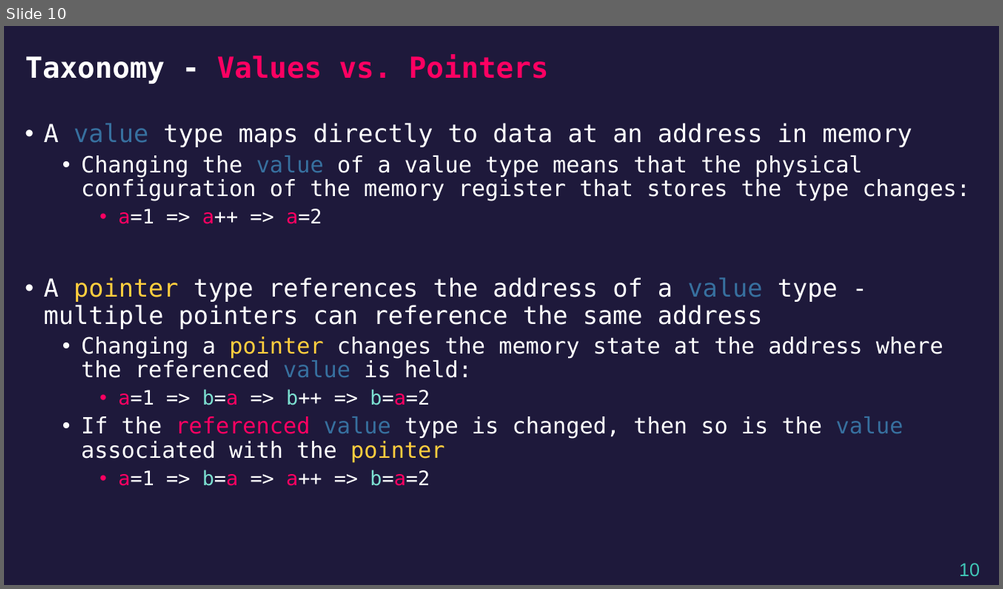
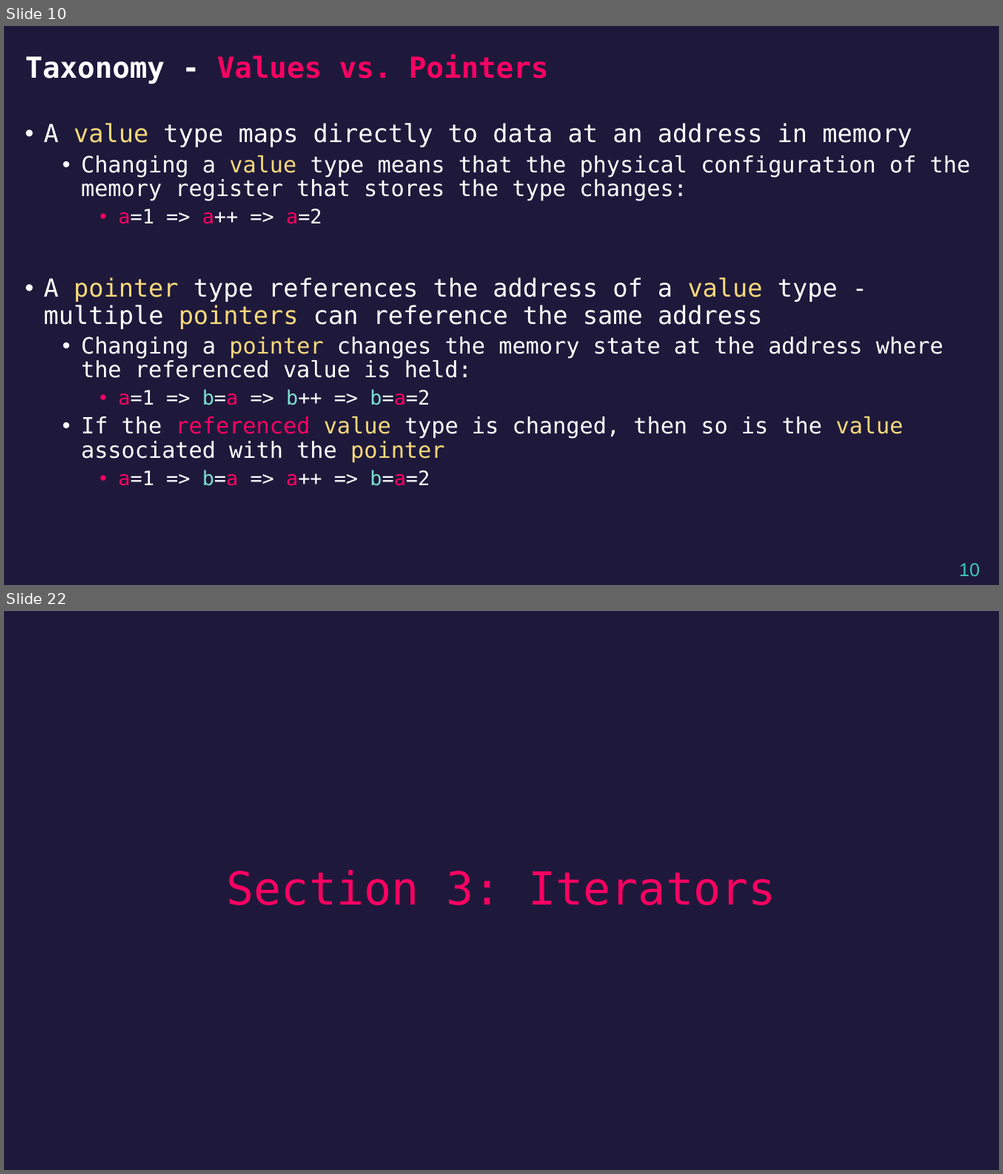
Before and after one commit to airabino/EVRC_Python_Training, a slide deck: Trainings/TR2/Lecture.pptx. Shown one above the other, each under a label of ours: slide 10 before the commit, slides 10 and 22 after it; the slides between them are not shown. The pictures are 1003x589 and 1003x1174 pixels, drawn with LibreOffice and Linux fonts; fonts in the diff are those of the drawing. Boxes give left, top, right and bottom in pixels: in the first picture for what was removed or moved away, otherwise in the second. Text is boxed around its words. In the diff, an @@ line names an element or a change of style, - is before the commit and + after.

```diff
--- a/Trainings/TR2/Lecture.pptx
+++ b/Trainings/TR2/Lecture.pptx
@@ slide 22 added at (4, 611, 999, 1170), background #1E193B @@
@@ title added at (227, 870, 776, 906), 44 pt, text #FD0062 @@
+Section 3: Iterators
@@ slide 10 changed as well @@
@@ text at (44, 123, 943, 463): text colour #37709F to #F7D97B in "value", "value", "value value"; text colour #FFCF3E to #F7D97B in "pointer", "pointer", "pointer"; text colour #FFFFFF to #F7D97B in "pointers"; text colour #37709F to #FFFFFF in "value" @@
@@ text at (81, 156, 970, 201): text changed @@
-  • Changing the value of a value type means that the physical configuration of the memory register that stores the type changes:
+  • Changing a value type means that the physical configuration of the memory register that stores the type changes:
```
Also in this commit, not shown: 17 other slides added, 14 other files.
